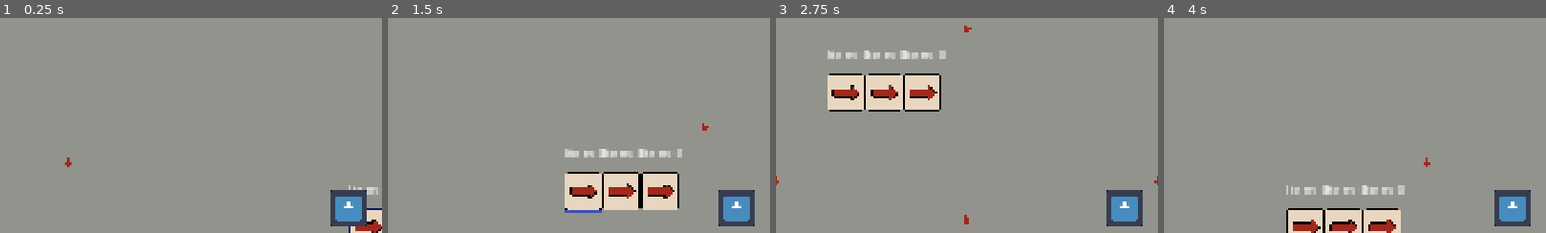
Above: before the commit, frames 1-4 (left to right).
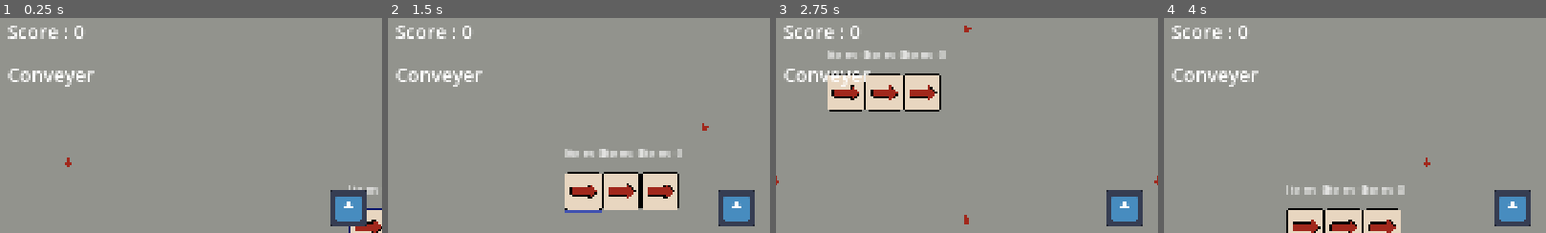
Above: after the commit, the same moments.

Repository: jrhoads33/factory-rush
Game: Godot game, scene res://scenes/factory_manager.tscn
The game is run twice, just before and just after one commit, with the same random seed, the same clock (stepped at 60 frames per second) and the same inputs. The engine's default icon, where the game draws it, is replaced by a stand-in: a white triangle on a blue panel in a dark square.
Inputs (mouse positions are % of the whole screen's width and height, from its top left):
- Up to frame 1 (0.25 s): no input
- Up to frame 2 (1.5 s): tap Enter at 0.5 s; move the mouse to (72, 45) at 0.52 s; hold D (right) 0.53-1.28 s; hold Right mouse button (alt_interact_click) 0.53-1.28 s; move the mouse to (30, 55) at 1.27 s; hold S (down) from 1.28 s (still down); click (30, 55) at 1.35 s
- Up to frame 3 (2.75 s): move the mouse to (60, 28) at 2.02 s; release S (down) at 2.03 s; hold D (right) from 2.03 s (still down); hold R (rotate) from 2.03 s (still down)
- Up to frame 4 (4 s): move the mouse to (45, 70) at 2.77 s; release D (right) at 2.78 s; release R (rotate) at 2.78 s; hold W (up) 2.78-3.53 s; right-click (45, 70) at 2.85 s; move the mouse to (80, 65) at 3.52 s; press the mouse at (80, 65) at 3.53 s; hold A (left) from 3.53 s (still down)
The pictures show only the part of the screen within x 4-54%, y 6-56%; the shares and areas given below are measured in that part.

The runs differ from the first frame. In frame 1, 1.2% of the frame differs, in the area x 2-25%, y 3-32%; in frame 2, 1.2%; in frame 3, 1.2%; in frame 4, 1.2%.

Commit message:
Added HUD - non changing

Diff:
--- /dev/null
+++ b/data/machines/collector_hopper.tres
@@ -0,0 +1,14 @@
+[gd_resource type="Resource" script_class="MachineDefinition" format=3 uid="uid://dbmmcfeogang5"]
+
+[ext_resource type="Script" uid="uid://5l4o4r6d463r" path="res://scripts/resource_definitions/port_definition.gd" id="1_4a3vc"]
+[ext_resource type="Script" uid="uid://rkaxtn80ldl7" path="res://scripts/resource_definitions/machine_definition.gd" id="2_48n1d"]
+[ext_resource type="Texture2D" uid="uid://bl75iyfvwom7d" path="res://sprites/hopper.png" id="3_48n1d"]
+
+[resource]
+script = ExtResource("2_48n1d")
+id = "collector_hopper"
+display_name = "collector hopper"
+texture = ExtResource("3_48n1d")
+process_ticks = -1
+generation_ticks = -1
+metadata/_custom_type_script = "uid://rkaxtn80ldl7"
--- /dev/null
+++ b/data/machines/hud_node.tscn
@@ -0,0 +1,19 @@
+[gd_scene format=3 uid="uid://p4mmeckiifb2"]
+
+[node name="HUDNode" type="CanvasLayer" unique_id=346003252]
+
+[node name="ScoreLabel" type="Label" parent="." unique_id=1045332216]
+offset_left = 103.0
+offset_top = 63.0
+offset_right = 237.0
+offset_bottom = 132.0
+theme_override_font_sizes/font_size = 48
+text = "Score : 0"
+
+[node name="Click Inv" type="Label" parent="." unique_id=1474379302]
+offset_left = 103.0
+offset_top = 171.0
+offset_right = 321.0
+offset_bottom = 238.0
+theme_override_font_sizes/font_size = 48
+text = "Conveyer"
--- a/scenes/factory_manager.tscn
+++ b/scenes/factory_manager.tscn
@@ -4,6 +4,7 @@
 [ext_resource type="PackedScene" uid="uid://bagfqrmsiprhx" path="res://scenes/level1.tscn" id="1_xghbp"]
 [ext_resource type="PackedScene" uid="uid://bso257pts12be" path="res://scenes/select_hover.tscn" id="2_fwkfo"]
 [ext_resource type="PackedScene" uid="uid://c45md6xgmovbi" path="res://scenes/player.tscn" id="6_u4duj"]
+[ext_resource type="PackedScene" uid="uid://p4mmeckiifb2" path="res://data/machines/hud_node.tscn" id="6_vlkmt"]
 [ext_resource type="PackedScene" uid="uid://ca1woy7mxw7oi" path="res://scenes/MachineContainer.tscn" id="7_hctn2"]
 
 [node name="FactoryManager" type="Node2D" unique_id=1157974351]
@@ -16,3 +17,5 @@
 [node name="SelectHover" parent="." unique_id=1060354274 instance=ExtResource("2_fwkfo")]
 
 [node name="Player" parent="." unique_id=657955515 instance=ExtResource("6_u4duj")]
+
+[node name="HUDNode" parent="." unique_id=346003252 instance=ExtResource("6_vlkmt")]
